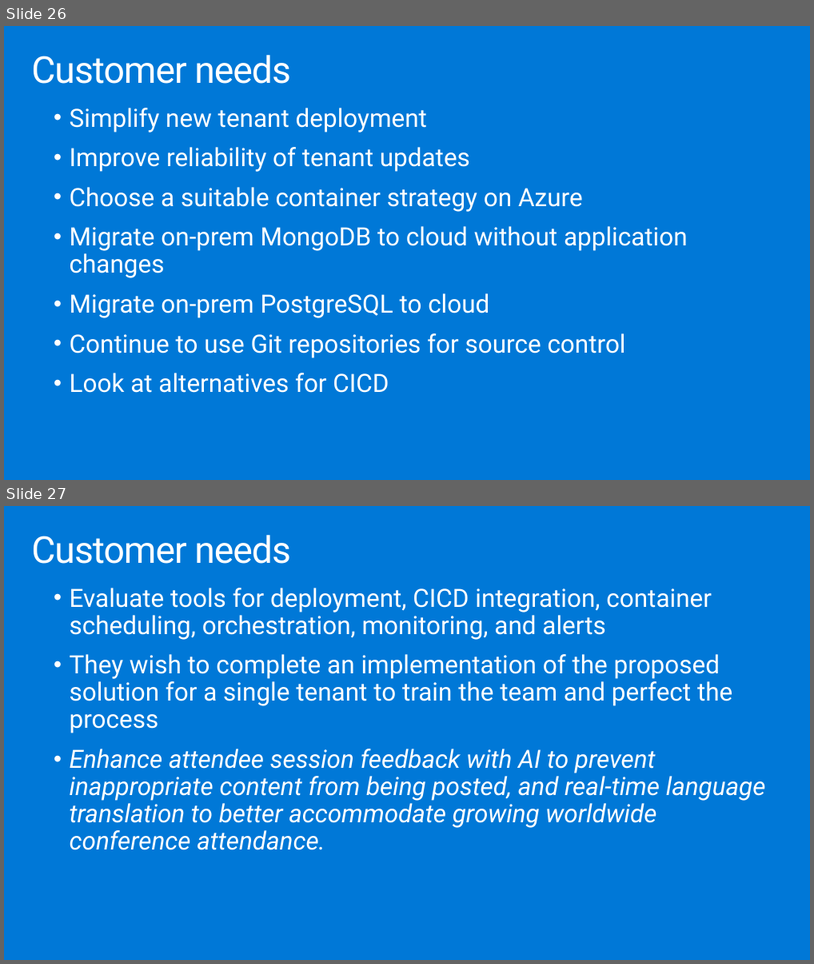
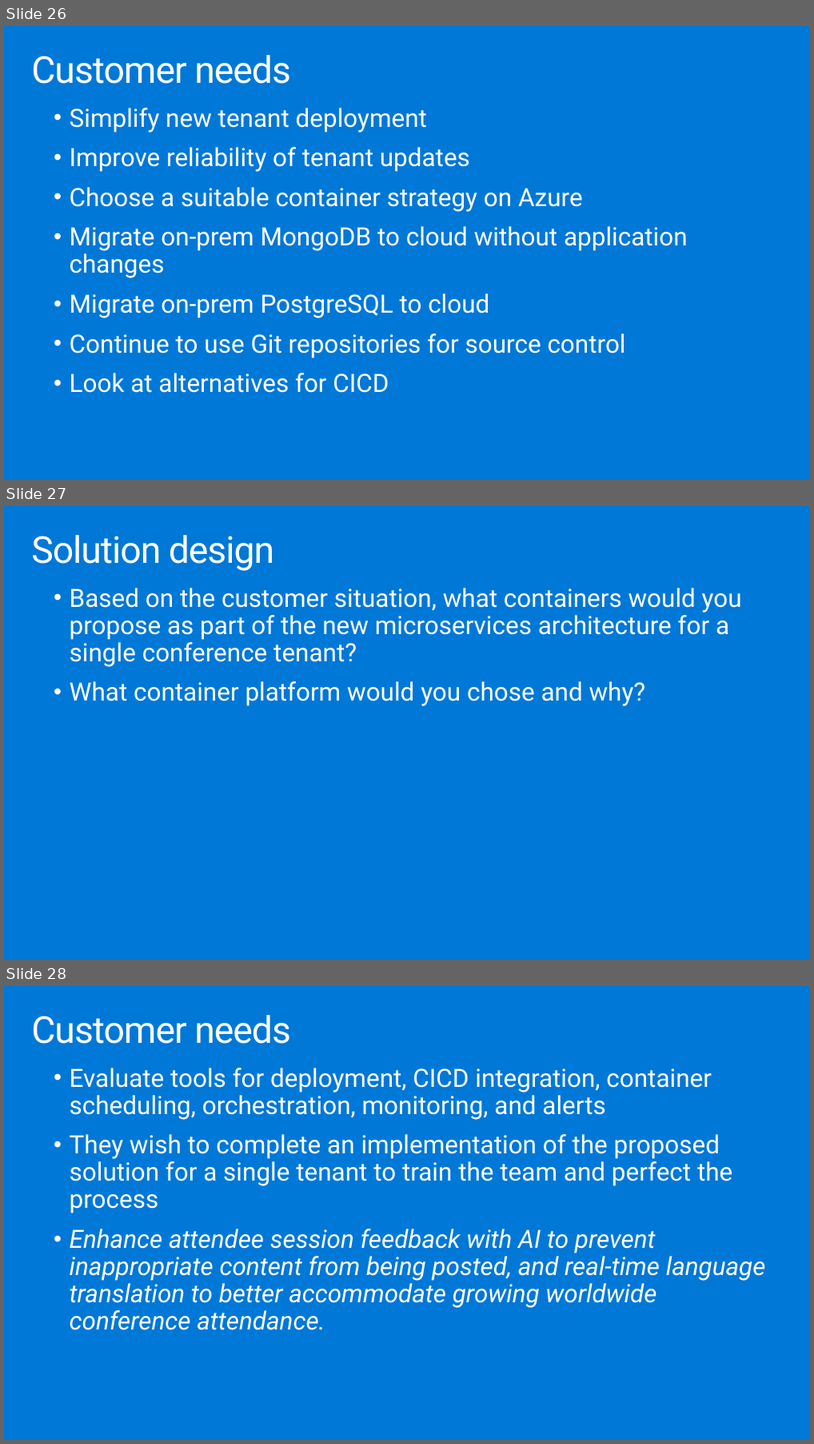
Before and after one commit to ActiveSolution/aiw-cloud-native, a slide deck: AIW Cloud Native.pptx. Shown one above the other, each under a label of ours: slides 26 and 27 before the commit, slides 26, 27 and 28 after it. The pictures are 814x964 and 814x1444 pixels, drawn with LibreOffice and Linux fonts; fonts in the diff are those of the drawing. Boxes give left, top, right and bottom in pixels: in the first picture for what was removed or moved away, otherwise in the second. Text is boxed around its words. In the diff, an @@ line names an element or a change of style, - is before the commit and + after.

Commit message:
add design questions

```diff
--- a/AIW Cloud Native.pptx
+++ b/AIW Cloud Native.pptx
@@ slide 27 added at [4, 506, 810, 960], background #0078D7 @@
@@ title added at [31, 535, 274, 571], 44.1 pt, text #FFFFFF @@
+Solution design
@@ text added at [70, 588, 742, 706], 30 pt, text #FFFFFF @@
+  • Based on the customer situation, what containers would you propose as part of the new microservices architecture for a single conference tenant?
+  • What container platform would you chose and why?
@@ what was slide 27 is now slide 28 @@
```
